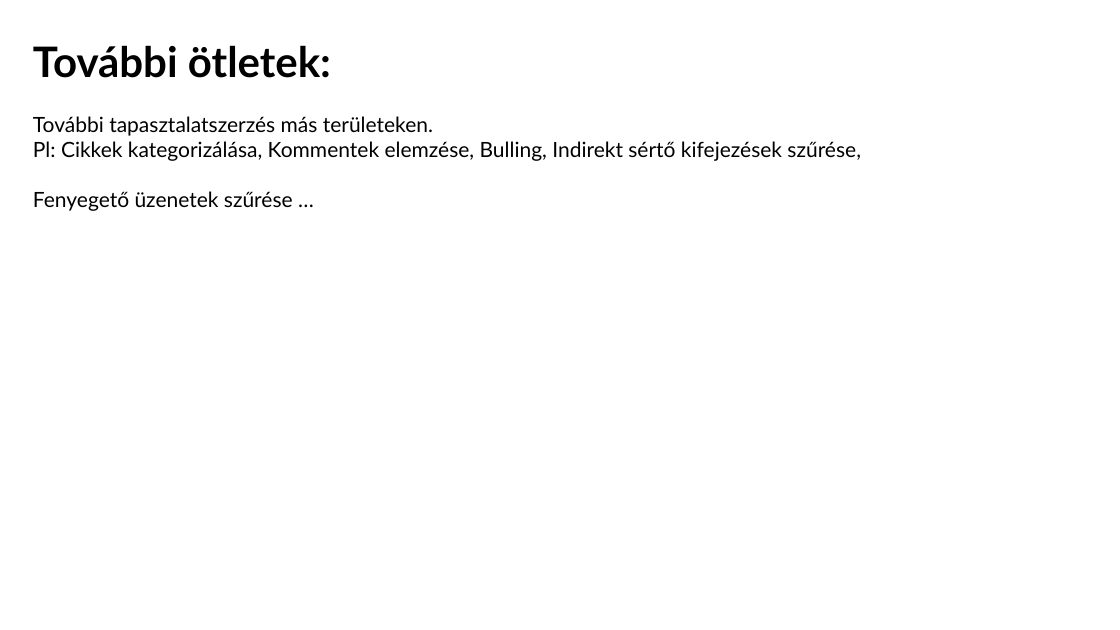
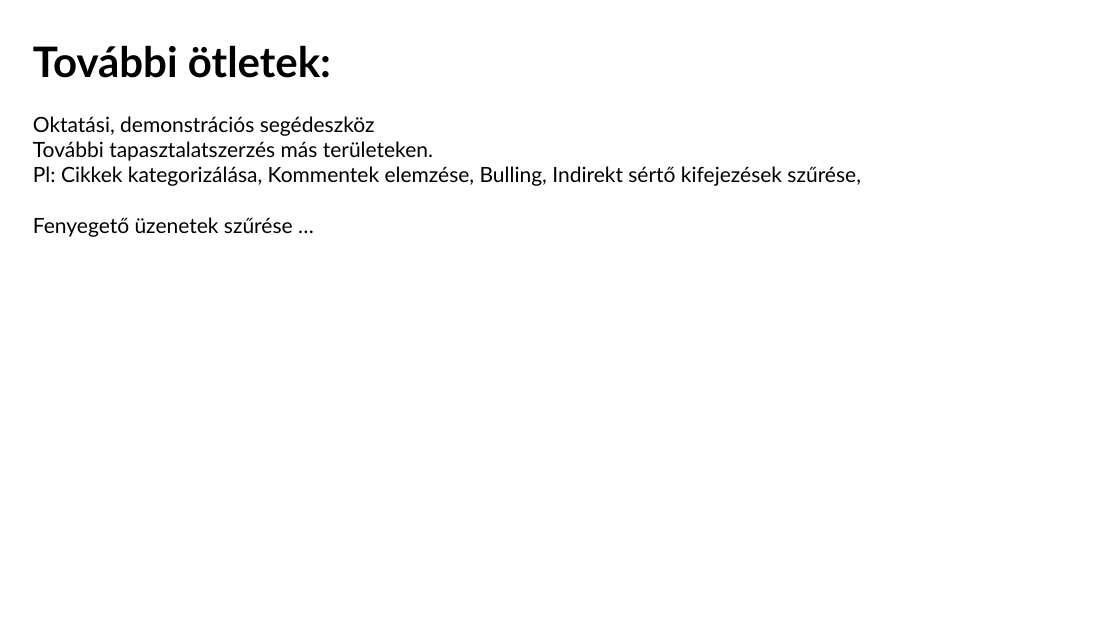
Before and after one commit to minorharpman/erzelemelemzes, a slide deck: slide 13 of Erzelemelemzes.pptx. Drawn at 1120x630 pixels with LibreOffice and Linux fonts; fonts in the diff are those of the drawing. Boxes give left, top, right and bottom in pixels: in the first picture for what was removed or moved away, otherwise in the second. Text is boxed around its words. In the diff, an @@ line names an element or a change of style, - is before the commit and + after.

```diff
--- a/Erzelemelemzes.pptx
+++ b/Erzelemelemzes.pptx
@@ text at box(33, 116, 433, 161): text changed @@
-További tapasztalatszerzés más területeken.
+Oktatási, demonstrációs segédeszköz
+További tapasztalatszerzés más területeken.
```
Also in this commit, not shown: 1 other file.
